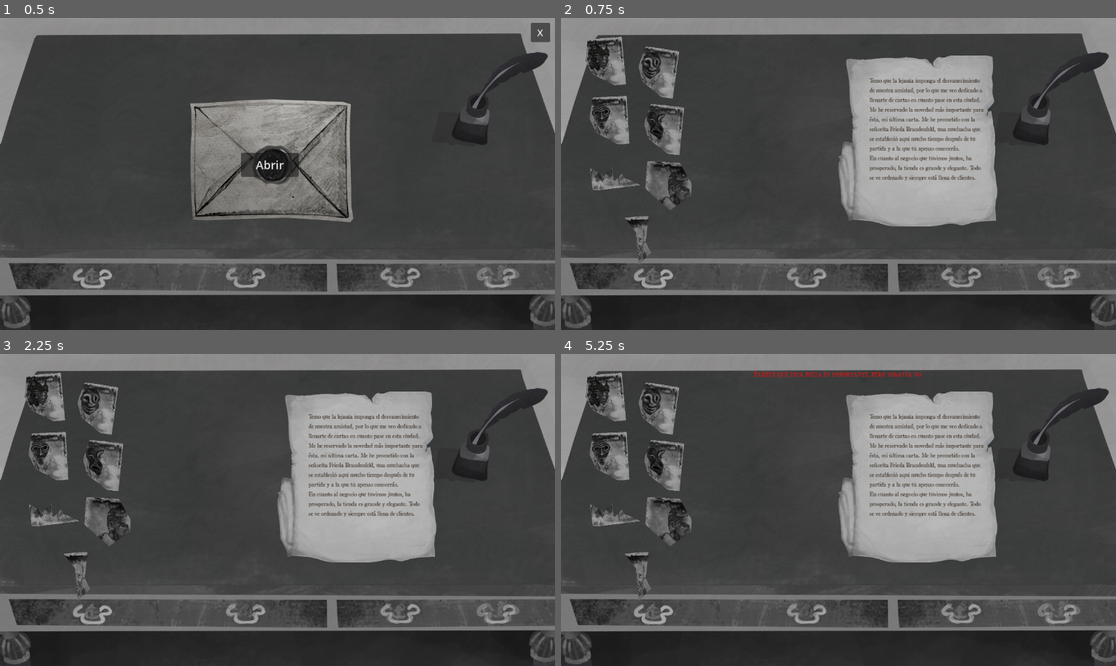
Above: before the commit, frames 1-4 (two rows, left to right).
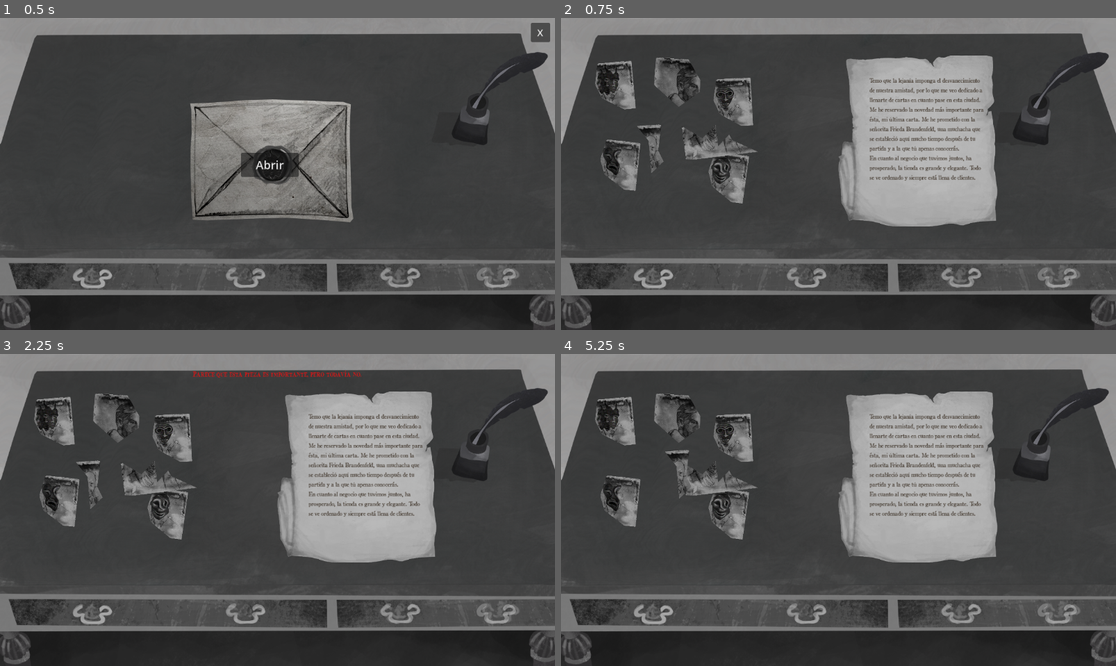
Above: after the commit, the same moments.

Repository: shiarauzo/Lima-game-jam-2026
Game: Godot game, scene res://scenes/main_menu.tscn
The game is run twice, just before and just after one commit, with the same random seed, the same clock (stepped at 60 frames per second) and the same inputs.
Inputs (mouse positions are in pixels of both pictures, inside the frame that each line leads up to):
- Up to frame 1 (0.5 s): no input
- Up to frame 2 (0.75 s): click "Abrir" at 0.5 s
- Up to frame 3 (2.25 s): tap Enter at 1.25 s; move the mouse to (399, 494) at 1.27 s; click (399, 494) at 1.42 s; tap Space at 2 s; drag from (166, 525) to (249, 572) at 2.02 s
- Up to frame 4 (5.25 s): tap Enter at 2.75, 4.25 s; move the mouse to (894, 441) at 2.77 s; click (894, 441) at 2.92 s; tap Space at 3.5, 5 s; drag from (810, 572) to (672, 463) at 3.52 s; move the mouse to (1005, 556) at 4.27 s; click (1005, 556) at 4.42 s; drag from (672, 463) to (755, 432) at 5.02 s

Frame 1 is identical in both runs. In frame 2, 6.7% of the frame differs, in the area x 4-36%, y 6-79%; in frame 3, 7.0%, in the area x 4-66%, y 5-79%; in frame 4, 6.9%.

Commit message:
actualizar tamaños de puzzle

Diff:
--- a/scenes/secondlevel.gd
+++ b/scenes/secondlevel.gd
@@ -45,8 +45,8 @@
 # Distancia para hacer snap
 var snap_distance: float = 50.0
 
-# Tamaño de las piezas
-var piece_size: float = 100.0
+# Tamaño de las piezas (distancia entre piezas al conectarse)
+var piece_size: float = 50.0
 
 @onready var message_label: Label = $MessageLabel
 
--- a/scenes/secondlevel.tscn
+++ b/scenes/secondlevel.tscn
@@ -100,10 +100,10 @@
 
 [node name="Retazo1A" type="TextureRect" parent="PuzzlePieces"]
 layout_mode = 0
-offset_left = 50.0
-offset_top = 50.0
-offset_right = 150.0
-offset_bottom = 150.0
+offset_left = 70.0
+offset_top = 100.0
+offset_right = 170.0
+offset_bottom = 200.0
 rotation = -0.087
 texture = ExtResource("3_retazo1a")
 expand_mode = 1
@@ -111,10 +111,10 @@
 
 [node name="Retazo1B" type="TextureRect" parent="PuzzlePieces"]
 layout_mode = 0
-offset_left = 170.0
-offset_top = 60.0
-offset_right = 270.0
-offset_bottom = 160.0
+offset_left = 315.0
+offset_top = 278.0
+offset_right = 415.0
+offset_bottom = 378.0
 rotation = 0.14
 texture = ExtResource("4_retazo1b")
 expand_mode = 1
@@ -122,10 +122,10 @@
 
 [node name="Retazo1C" type="TextureRect" parent="PuzzlePieces"]
 layout_mode = 0
-offset_left = 60.0
-offset_top = 170.0
-offset_right = 160.0
-offset_bottom = 270.0
+offset_left = 317.0
+offset_top = 132.0
+offset_right = 417.0
+offset_bottom = 232.0
 rotation = -0.052
 texture = ExtResource("5_retazo1c")
 expand_mode = 1
@@ -133,10 +133,10 @@
 
 [node name="Retazo1D" type="TextureRect" parent="PuzzlePieces"]
 layout_mode = 0
-offset_left = 180.0
-offset_top = 180.0
-offset_right = 280.0
-offset_bottom = 280.0
+offset_left = 89.0
+offset_top = 254.0
+offset_right = 189.0
+offset_bottom = 354.0
 rotation = 0.105
 texture = ExtResource("6_retazo1d")
 expand_mode = 1
@@ -144,10 +144,10 @@
 
 [node name="Retazo2" type="TextureRect" parent="PuzzlePieces"]
 layout_mode = 0
-offset_left = 70.0
-offset_top = 290.0
-offset_right = 170.0
-offset_bottom = 390.0
+offset_left = 262.0
+offset_top = 215.0
+offset_right = 412.0
+offset_bottom = 315.0
 rotation = -0.122
 texture = ExtResource("7_retazo2")
 expand_mode = 1
@@ -155,10 +155,10 @@
 
 [node name="Retazo3" type="TextureRect" parent="PuzzlePieces"]
 layout_mode = 0
-offset_left = 190.0
-offset_top = 300.0
-offset_right = 290.0
-offset_bottom = 400.0
+offset_left = 208.0
+offset_top = 85.0
+offset_right = 308.0
+offset_bottom = 185.0
 rotation = 0.07
 texture = ExtResource("8_retazo3")
 expand_mode = 1
@@ -166,10 +166,10 @@
 
 [node name="Retazo4" type="TextureRect" parent="PuzzlePieces"]
 layout_mode = 0
-offset_left = 120.0
-offset_top = 420.0
-offset_right = 220.0
-offset_bottom = 520.0
+offset_left = 146.0
+offset_top = 230.0
+offset_right = 246.0
+offset_bottom = 330.0
 rotation = -0.07
 texture = ExtResource("9_retazo4")
 expand_mode = 1
